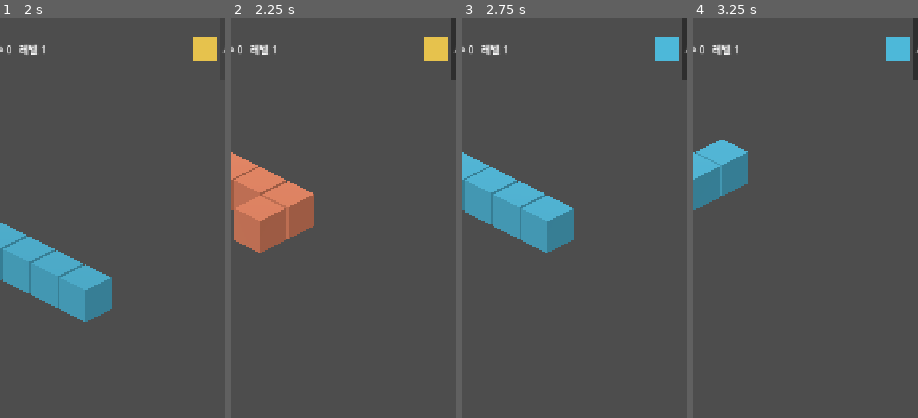
Above: before the commit, frames 1-4 (left to right).
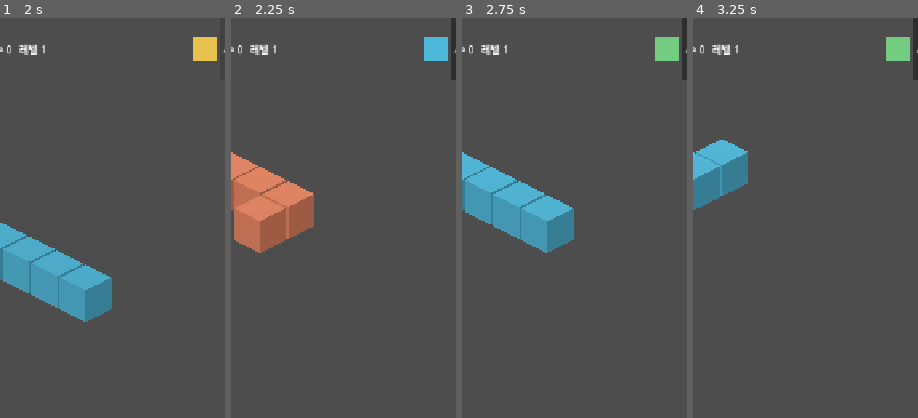
Above: after the commit, the same moments.

Repository: kjw5541a-hash/blockbox
Game: Godot game, scene res://scenes/main.tscn
The game is run twice, just before and just after one commit, with the same random seed, the same clock (stepped at 60 frames per second) and the same inputs.
Inputs (mouse positions are % of the whole screen's width and height, from its top left):
- Up to frame 1 (2 s): click "◀ 시점" at 0.5 s; click "시점 ▶" at 1.25 s
- Up to frame 2 (2.25 s): tap Enter at 2 s; move the mouse to (72, 45) at 2.02 s; hold Right from 2.03 s (still down); tap R at 2.1 s; click (72, 45) at 2.17 s
- Up to frame 3 (2.75 s): keep holding Right; tap Space at 2.27 s
- Up to frame 4 (3.25 s): release Right at 2.75 s; click "↺" at 2.75 s
The pictures show only the part of the screen within x 44-94%, y 0-50%; the shares and areas given below are measured in that part.

Frame 1 is identical in both runs. In frame 2, 0.6% of the frame differs, in the area x 85-97%, y 4-11%; in frame 3, 0.6%; in frame 4, 0.6%.

Commit message:
fix: 다음 조각 견본 한 박자 밀림과 재시작 후 남는 HUD 값
next_kind 은 _spawn 끝에서 갱신되므로 piece_locked 시점의 값은 곧 현재 조각이 될
종류였다. piece_moved 로 옮겼다. 재시작은 GameOver 라벨만 숨기고 점수와 견본은
이전 판 값을 그대로 뒀다. hud.restart() 로 전부 새로 그린다.

Diff:
--- a/scripts/hud.gd
+++ b/scripts/hud.gd
@@ -14,7 +14,9 @@
 	$Top/TurnLeft.pressed.connect(func() -> void: rig.turn(-1))
 	$Top/TurnRight.pressed.connect(func() -> void: rig.turn(1))
 	game.layers_cleared.connect(func(_n: int) -> void: _refresh_score())
-	game.piece_locked.connect(_refresh_next)
+	# next_kind 은 _spawn 끝에서야 다음 값으로 넘어간다. piece_locked 에 물리면
+	# 견본이 한 박자 늦어 "지금 내려오는 조각" 색을 보여준다.
+	game.piece_moved.connect(_refresh_next)
 	game.game_over.connect(_on_game_over)
 	_refresh_score()
 	_refresh_next()
@@ -37,3 +39,9 @@
 
 func _on_game_over() -> void:
 	$GameOver.visible = true
+
+# 재시작할 때 이전 판의 점수와 미리보기가 남지 않도록 전부 새로 그린다.
+func restart() -> void:
+	$GameOver.visible = false
+	_refresh_score()
+	_refresh_next()
--- a/scripts/main.gd
+++ b/scripts/main.gd
@@ -49,4 +49,4 @@
 			game.start()
 			board_view.refresh()
 			piece_view.refresh()
-			$HUD/GameOver.visible = false
+			$HUD.restart()
--- a/tests/test_main_smoke.gd
+++ b/tests/test_main_smoke.gd
@@ -62,6 +62,21 @@
 	assert(board_view.multimesh.visible_instance_count == 4,
 		"잠긴 4칸이 보드 뷰에 나와야 한다: %d" % board_view.multimesh.visible_instance_count)
 
+	# HUD 가 게임 상태를 실제로 따라가는지 확인한다.
+	var hud: CanvasLayer = main.get_node("HUD")
+	assert(hud.get_node("Top/NextSwatch").color == BlockColors.of(game.next_kind),
+		"다음 조각 색 견본이 실제 next_kind 와 어긋난다")
+
+	var score_label: Label = hud.get_node("Top/Score")
+	score_label.text = "낡은 값"
+	hud.get_node("GameOver").visible = true
+	var restart_key := InputEventKey.new()
+	restart_key.keycode = KEY_R
+	restart_key.pressed = true
+	main._unhandled_input(restart_key)
+	assert(score_label.text != "낡은 값", "재시작하면 점수 표시를 새로 그려야 한다")
+	assert(not hud.get_node("GameOver").visible, "재시작하면 게임 종료 표시가 사라져야 한다")
+
 	for _i in 300:
 		game.step(0.05)
 		await process_frame
